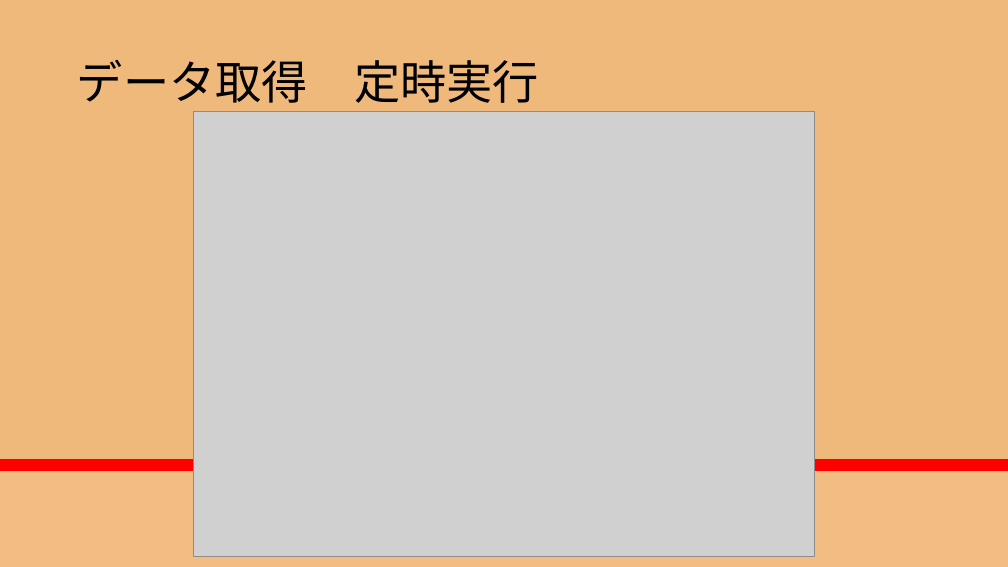
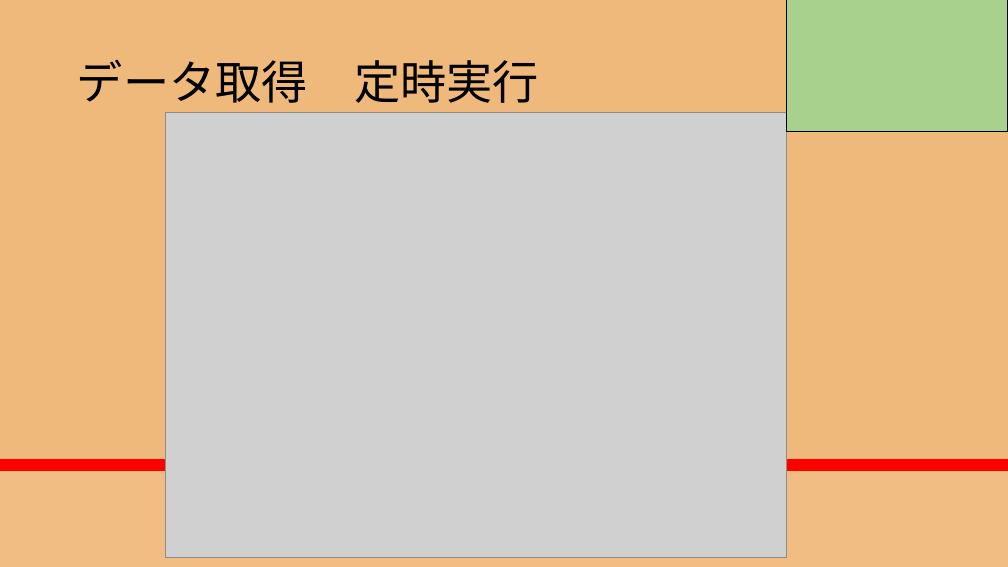
Before and after one commit to RikiishiSuzunosuke/AIspeaker_yosie, a slide deck: slide 15 of presentation/AIスピーカー開発_3_main.pptx (slide 14 before the commit). Drawn at 1008x567 pixels with LibreOffice and Linux fonts; fonts in the diff are those of the drawing; grey boxes stand for pictures. Boxes give left, top, right and bottom in pixels: in the first picture for what was removed or moved away, otherwise in the second. Text is boxed around its words. In the diff, an @@ line names an element or a change of style, - is before the commit and + after.

```diff
--- a/presentation/AIスピーカー開発_3_main.pptx
+++ b/presentation/AIスピーカー開発_3_main.pptx
@@ rectangle added at box(786, 0, 1008, 132), fill #A9D18E, outline #000000 1 pt @@
@@ picture: place and size @@
-picture at box(194, 112, 814, 557)
+picture at box(166, 113, 786, 557)
```
Also in this commit, not shown: 9 other slides changed, 3 slides added, 1 slide removed, 1 other file.
